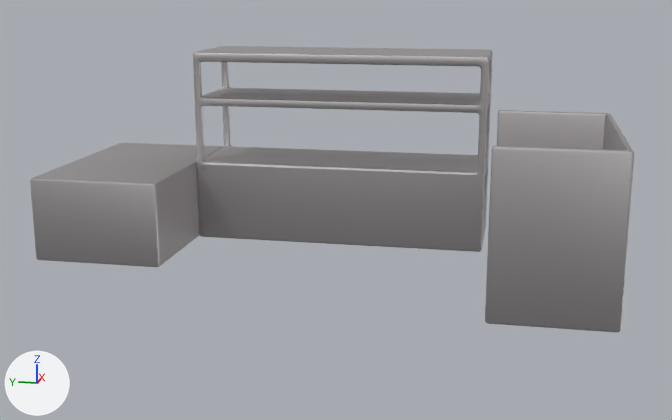
Before and after pictures for a commit that changed the FBX model Assets/_Game/Model 3D/kitchen.fbx.
One viewpoint serves both versions: a 50 mm lens placed at (-22.28, -6.5, 6.1), pointed at (-3.58, -2.76, 1.42). The axes (+X, +Y, +Z) are drawn at lower left. The lights are the same throughout. The picture after the commit comes second. Where no turn or scale is listed for an object, it has been applied to the vertices.

Names of what the first picture shows: 'kitchen'.
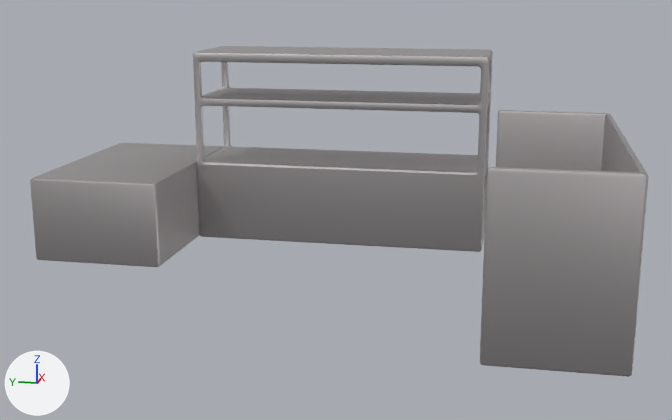
Changed parts and their boxes [x1, y1, x2, y2] in the pictures (672 x 420 px; the box of a moved part takes in the faces that stretch with it):
```json
{"object": "kitchen", "change": "reshaped", "before": [30, 46, 634, 332], "after": [30, 46, 648, 377], "on screen": "16% taller"}
{"part": 1, "of": "me_cube_001", "change": "moved or reshaped", "before": [485, 114, 634, 332], "after": [480, 114, 648, 377]}
```

Scene script edits in JSON lines:
```json
{"block": "me_cube_001", "where": "# used by ob_kitchen; location = (0.0, 0.0, 0.0)"}
{"op": "remove", "block": "me_cube_001", "code": "me_cube_001.from_pydata(...)  # 1307 vertices, 1311 faces; spans x -5.98..0.94, y -8.41..4.07, z 0.0..4.49"}
{"op": "add", "block": "me_cube_001", "code": "me_cube_001.from_pydata(...)  # 1307 vertices, 1311 faces; spans x -7.93..0.94, y -8.41..4.07, z 0.0..4.49"}
{"block": "me_cube_001", "change": "me_cube_001 part 1: all 88 vertices in x -5.98..-5.8, y -8.41..-6.01, z 0.0..3.3 are moved by (-1.95, 0.0, 0.0)"}
```
